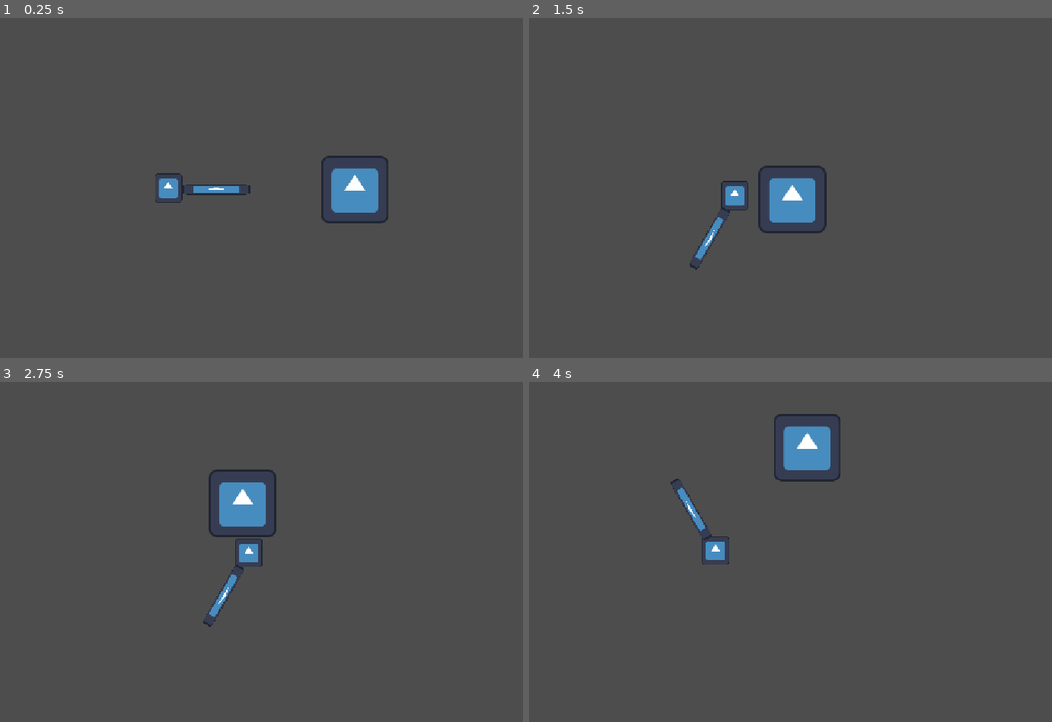
Above: before the commit, frames 1-4 (two rows, left to right).
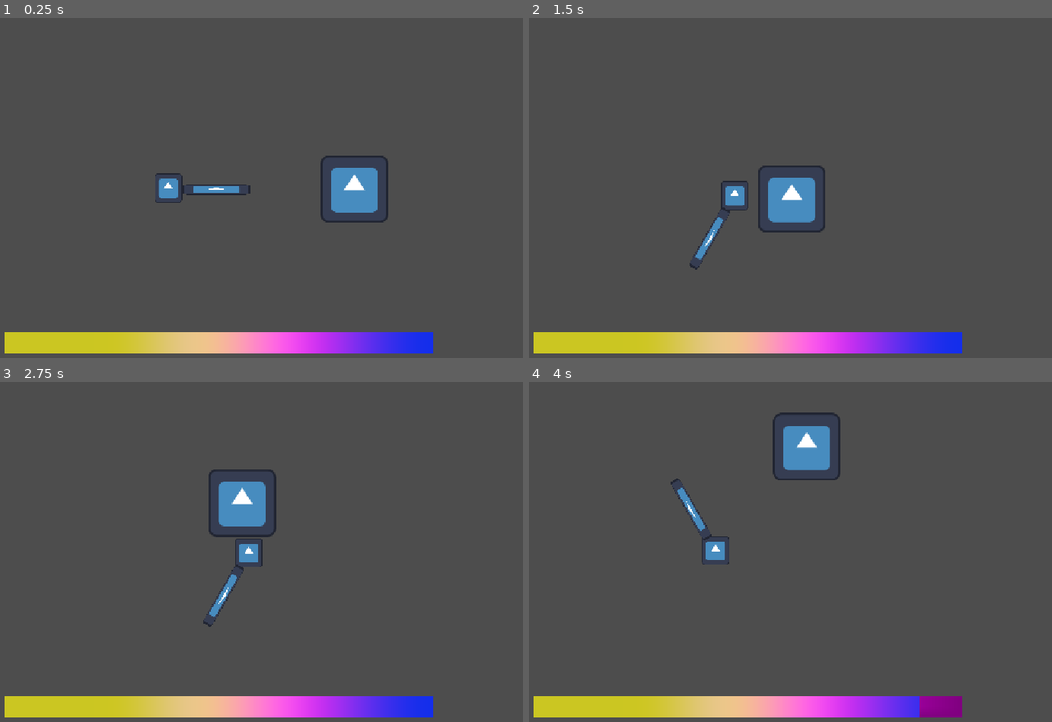
Above: after the commit, the same moments.

Repository: drawingdraco/Swing-around-the-Rosie
Game: Godot game, scene res://Scenes/Garden.tscn
Two runs of this game, one before a commit and one after it. Both use one fixed random seed, a clock stepped at 60 frames per second and the inputs below. The engine's default icon, where the game draws it, is replaced by a stand-in: a white triangle on a blue panel in a dark square.
Inputs (mouse positions are in pixels of both pictures, inside the frame that each line leads up to):
- Up to frame 1 (0.25 s): no input
- Up to frame 2 (1.5 s): tap Enter at 0.5 s; move the mouse to (879, 171) at 0.52 s; hold Right (move_right) 0.53-1.28 s; tap Space (dodge) at 0.6 s; click (879, 171) at 0.67 s; move the mouse to (623, 205) at 1.27 s; hold S (move_down) from 1.28 s (still down); click (623, 205) at 1.35 s
- Up to frame 3 (2.75 s): move the mouse to (277, 477) at 2.02 s; release S (move_down) at 2.03 s; hold Right (move_right) from 2.03 s (still down); tap Space (dodge) at 2.1 s
- Up to frame 4 (4 s): move the mouse to (717, 620) at 2.77 s; release Right (move_right) at 2.78 s; hold Up (move_up) 2.78-3.53 s; click (717, 620) at 2.85 s; move the mouse to (931, 603) at 3.52 s; hold Left (move_left) from 3.53 s (still down); tap Space (dodge) at 3.6 s

The runs differ from the first frame. In frame 1, 5.3% of the frame differs, in the area x 0-83%, y 40-99%; in frame 2, 5.3%; in frame 3, 5.2%; in frame 4, 5.5%, in the area x 0-83%, y 8-99%.

Commit message:
0.1.1
>added healthbar
>added ridiculous coding

Diff:
--- a/Scenes/Garden.tscn
+++ b/Scenes/Garden.tscn
@@ -2,7 +2,27 @@
 
 [ext_resource type="PackedScene" uid="uid://cexj3riqalggj" path="res://Scenes/Player.tscn" id="1_eeg7j"]
 [ext_resource type="PackedScene" uid="uid://bhv26i5djpx58" path="res://Scenes/boss.tscn" id="3_5qaag"]
+[ext_resource type="Script" uid="uid://bqb2i44pp2pkb" path="res://Scenes/Healthbar.gd" id="3_20tfy"]
 [ext_resource type="Script" uid="uid://brllkaswxacfy" path="res://Scripts/camera_2d.gd" id="3_wa1tm"]
+
+[sub_resource type="PlaceholderTexture2D" id="PlaceholderTexture2D_lett3"]
+
+[sub_resource type="Curve" id="Curve_gtvoi"]
+_data = [Vector2(0.20555556, 0.79775286), 0.0, 0.0, 0, 0, Vector2(0.6166667, 1), 0.0, 0.0, 0, 0, Vector2(0.9944445, 0.078651786), 0.0, 0.0, 0, 0]
+point_count = 3
+
+[sub_resource type="Curve" id="Curve_bx1cq"]
+_data = [Vector2(0.44444445, 0.77528095), 0.0, 0.0, 0, 0, Vector2(0.76111114, 0.17977536), 0.0, 0.0, 0, 0, Vector2(1, 0.17977536), 0.0, 0.0, 0, 0]
+point_count = 3
+
+[sub_resource type="Curve" id="Curve_v7vlv"]
+_data = [Vector2(0.23888889, 0.13483155), 0.0, 0.0, 0, 0, Vector2(0.44444445, 0.5393259), 0.0, 0.0, 0, 0, Vector2(0.6888889, 0.94382024), 0.0, 0.0, 0, 0, Vector2(1, 0.92134833), 0.0, 0.0, 0, 0]
+point_count = 4
+
+[sub_resource type="CurveXYZTexture" id="CurveXYZTexture_4ocjq"]
+curve_x = SubResource("Curve_gtvoi")
+curve_y = SubResource("Curve_bx1cq")
+curve_z = SubResource("Curve_v7vlv")
 
 [node name="Node" type="Node" unique_id=629953605]
 
@@ -13,5 +33,16 @@
 script = ExtResource("3_wa1tm")
 target = NodePath("../CharacterBody2D")
 
+[node name="TextureProgressBar" type="TextureProgressBar" parent="Camera2D" unique_id=326762683]
+offset_left = -404.0
+offset_top = 271.0
+offset_right = 406.0
+offset_bottom = 311.0
+value = 100.0
+nine_patch_stretch = true
+texture_under = SubResource("PlaceholderTexture2D_lett3")
+texture_progress = SubResource("CurveXYZTexture_4ocjq")
+script = ExtResource("3_20tfy")
+
 [node name="AnimatedSprite2D2" parent="." unique_id=339361115 instance=ExtResource("3_5qaag")]
-position = Vector2(0, 1)
+position = Vector2(-1, 0)
--- /dev/null
+++ b/Scenes/Healthbar.gd
@@ -0,0 +1,11 @@
+extends TextureProgressBar
+
+
+# Called when the node enters the scene tree for the first time.
+func _ready() -> void:
+	pass # Replace with function body.
+
+
+# Called every frame. 'delta' is the elapsed time since the previous frame.
+func _process(delta: float) -> void:
+	value = Global.health
--- a/Scripts/Boss.gd
+++ b/Scripts/Boss.gd
@@ -1,5 +1,5 @@
 extends Area2D
-var health = 120
+
 
 # Called when the node enters the scene tree for the first time.
 func _ready() -> void:
@@ -12,5 +12,4 @@
 
 
 func _on_area_entered(area: Area2D) -> void:
-	health -= 10
-	print(health)
+	Global.health -= 10
--- /dev/null
+++ b/Scripts/Global.gd
@@ -0,0 +1,11 @@
+extends Node
+
+var health = 100
+# Called when the node enters the scene tree for the first time.
+func _ready() -> void:
+	pass # Replace with function body.
+
+
+# Called every frame. 'delta' is the elapsed time since the previous frame.
+func _process(delta: float) -> void:
+	pass
--- a/project.godot
+++ b/project.godot
@@ -15,10 +15,18 @@
 config/features=PackedStringArray("4.7", "Forward Plus")
 config/icon="res://icon.svg"
 
+[autoload]
+
+Global="*uid://d22irt4sqgm1b"
+
 [display]
 
 window/stretch/mode="canvas_items"
 window/stretch/aspect="expand"
+
+[editor_plugins]
+
+enabled=PackedStringArray("res://addons/ridiculous_coding/plugin.cfg")
 
 [input]
 
Not shown, added: Scenes/Healthbar.gd.uid
Not shown, added: Scripts/Global.gd.uid
Binary file added: addons/ridiculous_coding/GravityBold8.ttf
Not shown, added: addons/ridiculous_coding/GravityBold8.ttf.import
Not shown, added: addons/ridiculous_coding/blip.gd
Not shown, added: addons/ridiculous_coding/blip.gd.uid
Binary file added: addons/ridiculous_coding/blip.png
Not shown, added: addons/ridiculous_coding/blip.png.import
Not shown, added: addons/ridiculous_coding/blip.tscn
Not shown, added: addons/ridiculous_coding/blip.wav.import
Not shown, added: addons/ridiculous_coding/boom.gd
Not shown, added: addons/ridiculous_coding/boom.gd.uid
(and 25 more such lines)
